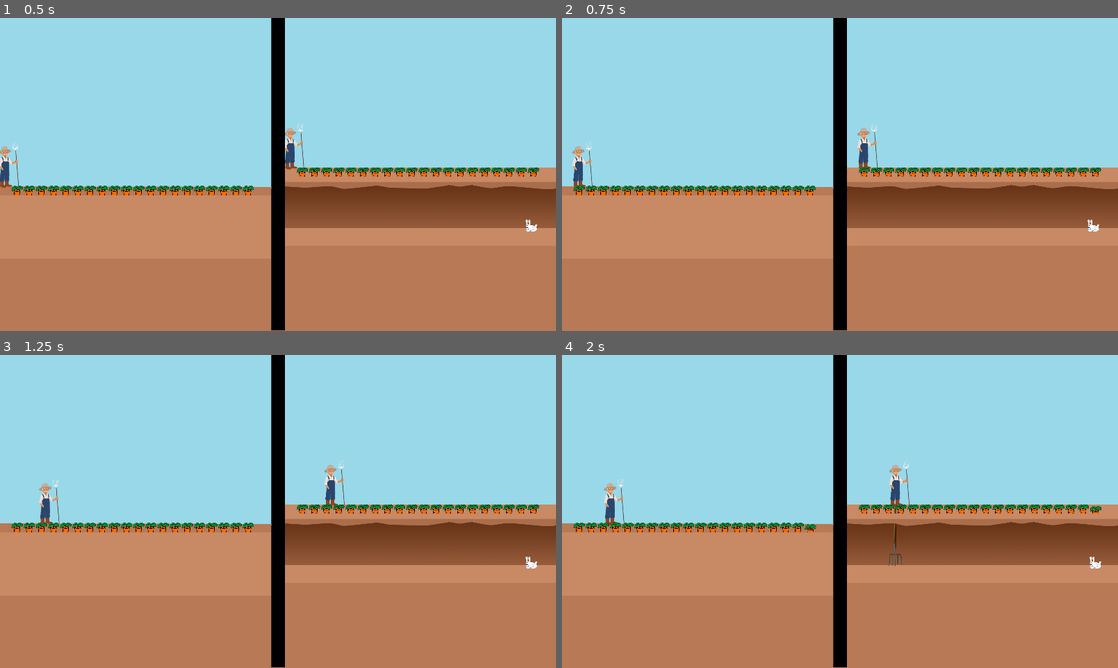
Above: before the commit, frames 1-4 (two rows, left to right).
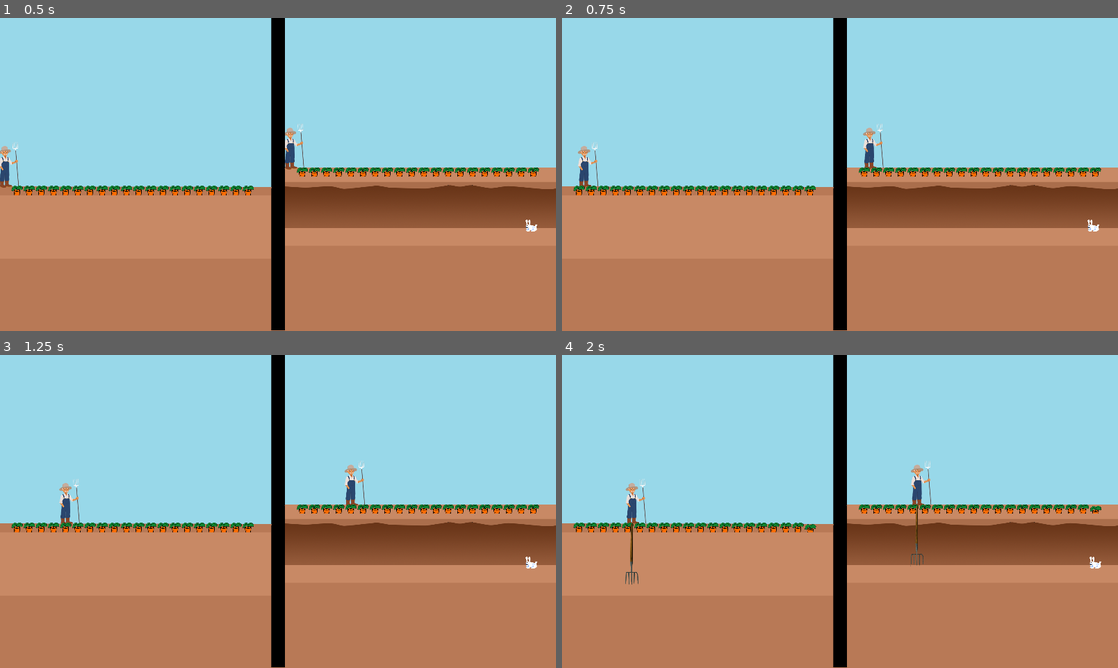
Above: after the commit, the same moments.

Repository: Brusi/ggj23
Game: Godot game, scene res://Game.tscn
The game is run twice, just before and just after one commit, with the same random seed, the same clock (stepped at 60 frames per second) and the same inputs.
Inputs:
- Up to frame 1 (0.5 s): no input
- Up to frame 2 (0.75 s): tap Enter at 0.5 s; hold D (farmer_right) from 0.53 s (still down); tap W (farmer_action_1, bound only after the commit) at 0.6 s
- Up to frame 3 (1.25 s): keep holding D (farmer_right); tap 1 (farmer_action_1, bound only before the commit) at 0.8 s
- Up to frame 4 (2 s): release D (farmer_right) at 1.28 s; hold Down (rabbit_down) from 1.28 s (still down); tap 1 (farmer_action_1, bound only before the commit) at 1.35 s; tap S (farmer_pitchfork) at 1.55 s

Frame 1 is identical in both runs. In frame 2, 0.7% of the frame differs, in the area x 1-58%, y 33-55%; in frame 3, 1.0%; in frame 4, 1.2%, in the area x 7-67%, y 33-74%.

Commit message:
Farmer decoy and anticipation

Diff:
--- a/project/Bomb.gd
+++ b/project/Bomb.gd
@@ -28,12 +28,14 @@
 	$Sprite.visible = falling and alive
 	$Decoy.visible = not falling and alive
 
+	if falling:
+		return
+
 	t -= delta / duration_sec
 	t = max(t, 0)
 	($Path2D/PathFollow2D as PathFollow2D).unit_offset = t
 	if t <= 0:
 		explode()
-
 
 func _physics_process(delta):
 	if not alive:
--- a/project/Farmer.gd
+++ b/project/Farmer.gd
@@ -5,15 +5,17 @@
 
 export var min_x: = 980
 export var max_x: = 1920
-export var speed: = 200.0
-var stabbing_margin = 40
+export var speed: = 300.0
+const stabbing_margin = 40
+
+export var pitcfork_cooldown: = 1.5
 
 enum State {
 	IDLE,
 	WALKING,
 	PREPARE,
 	STAB,
-	PULL,
+	BOMB,
 }
 
 var state:int = State.IDLE
@@ -28,15 +30,19 @@
 var decoy:Node2D
 
 func is_occupied():
-	return state == State.PREPARE or state == State.STAB or state == State.PULL
+	return state == State.PREPARE or state == State.STAB or state == State.BOMB
 
 func _ready():
 	$Pitchfork.visible = false
 	get_node("/root/Game/LeftMask").clone_obj(self)
 
 func copy_state_to(new_obj):
-	new_obj.get_node("Sprite").flip_h = $Sprite.flip_h
-	new_obj.get_node("Sprite/Clone") .flip_h = $Sprite/Clone.flip_h
+	for s in [[new_obj.get_node("Sprite") ,$Sprite],
+			  [new_obj.get_node("Sprite/Clone"), $Sprite/Clone],
+			  [new_obj.get_node("Pitchfork"), $Pitchfork]]:
+		s[0].flip_h = s[1].flip_h
+		s[0].offset = s[1].offset
+		s[0].visible = s[1].visible
 
 func _physics_process(delta):
 	if Input.is_action_just_pressed("farmer_pitchfork"):
@@ -75,18 +81,20 @@
 	state = State.PREPARE
 
 	$Sprite.offset.y = -50
+	$Sprite/Clone.offset.y = -50
 
 	yield(get_tree().create_timer(0.2), "timeout")
 
 	state = State.STAB
 
 	$Sprite.offset.y = 0
+	$Sprite/Clone.offset.y = 0
 
 	$Pitchfork.visible = true
 	if rabbit.position.x <= position.x + stabbing_margin and rabbit.position.x >= position.x - stabbing_margin:
 		rabbit.die()
 
-	yield(get_tree().create_timer(1.0), "timeout")
+	yield(get_tree().create_timer(pitcfork_cooldown), "timeout")
 
 	state = State.IDLE
 
@@ -94,6 +102,10 @@
 
 
 func try_plant_bomb():
+	var bombs: = get_tree().get_nodes_in_group("bomb")
+	if not bombs.empty():
+		return
+
 	var target_i = round((global_position.x - leftmost_carrot) / carrot_diff)
 	if target_i < 0 or target_i >= 20:
 		return
@@ -105,7 +117,25 @@
 		if abs(carrot.global_position.x - target_x) < 10:
 			return
 
+	for bomb in bombs:
+		if !bomb.alive:
+			continue
+		if abs(bomb.global_position.x - target_x) < 10:
+			return
+
+	$Sprite.offset.y = -50
+	$Sprite/Clone.offset.y = -50
+
+	yield(get_tree().create_timer(0.2), "timeout")
+
+	state = State.BOMB
+
+	$Sprite.offset.y = 0
+	$Sprite/Clone.offset.y = 0
+
 	var bomb: = preload("res://Bomb.tscn").instance()
 	game.add_child(bomb)
 	bomb.global_position.x = target_x
 	bomb.global_position.y = 550
+
+	state = State.IDLE
--- a/project/Farmer.tscn
+++ b/project/Farmer.tscn
@@ -18,4 +18,5 @@
 [node name="Pitchfork" type="Sprite" parent="."]
 position = Vector2( -1, 181 )
 scale = Vector2( 0.441748, 0.441748 )
+z_index = 31
 texture = ExtResource( 3 )
--- a/project/project.godot
+++ b/project/project.godot
@@ -81,7 +81,7 @@
 }
 farmer_action_1={
 "deadzone": 0.5,
-"events": [ Object(InputEventKey,"resource_local_to_scene":false,"resource_name":"","device":0,"alt":false,"shift":false,"control":false,"meta":false,"command":false,"pressed":false,"scancode":0,"physical_scancode":49,"unicode":0,"echo":false,"script":null)
+"events": [ Object(InputEventKey,"resource_local_to_scene":false,"resource_name":"","device":0,"alt":false,"shift":false,"control":false,"meta":false,"command":false,"pressed":false,"scancode":0,"physical_scancode":87,"unicode":0,"echo":false,"script":null)
  ]
 }
 restart={
Not shown, changed: meta/export/html5/index.html
Not shown, changed: meta/export/html5/index.pck
Not shown, changed: meta/export/html5/index.zip
